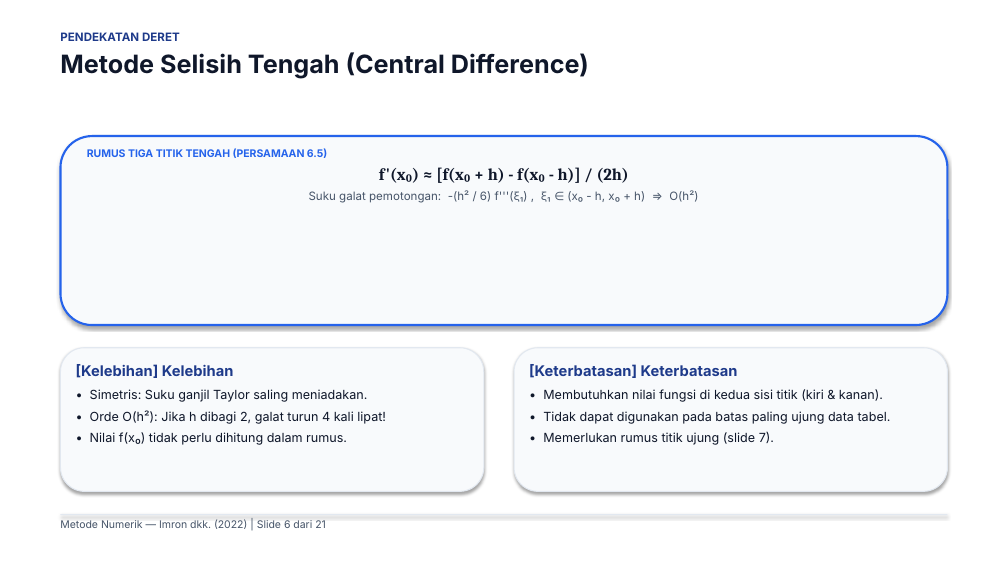
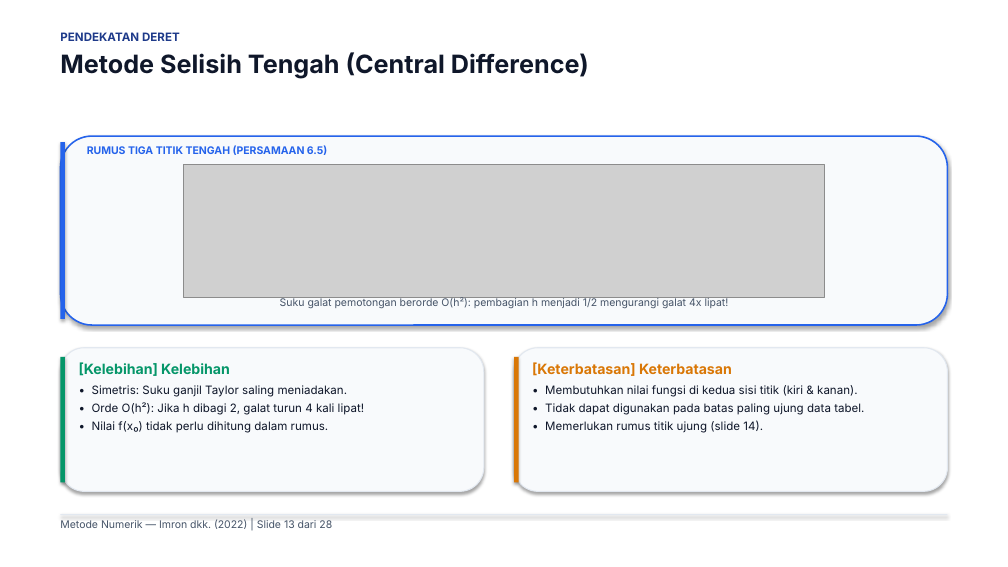
Before and after one commit to Moreyartea/Diferensiasi-Numerik, a slide deck: slide 13 of Diferensiasi_Numerik.pptx (slide 6 before the commit). Drawn at 1008x567 pixels with LibreOffice and Linux fonts; fonts in the diff are those of the drawing; grey boxes stand for pictures. Boxes give left, top, right and bottom in pixels: in the first picture for what was removed or moved away, otherwise in the second. Text is boxed around its words. In the diff, an @@ line names an element or a change of style, - is before the commit and + after.

```diff
--- a/Diferensiasi_Numerik.pptx
+++ b/Diferensiasi_Numerik.pptx
@@ rounded rectangle at (x1=60, y1=136, x2=948, y2=325): outline #2563EB 2 pt to #2563EB 1.5 pt @@
@@ rectangle added at (x1=60, y1=142, x2=65, y2=319), fill #2563EB @@
@@ text removed at (x1=87, y1=149, x2=698, y2=203) @@
-RUMUS TIGA TITIK TENGAH (PERSAMAAN 6.5)
-f'(x₀) ≈ [f(x₀ + h) - f(x₀ - h)] / (2h)
-Suku galat pemotongan: -(h² / 6) f'''(ξ₁) , ξ₁ ∈ (x₀ - h, x₀ + h) => O(h²)
@@ text added at (x1=87, y1=145, x2=327, y2=155), 10 pt, text #2563EB, bold @@
+RUMUS TIGA TITIK TENGAH (PERSAMAAN 6.5)
@@ picture added at (x1=184, y1=165, x2=825, y2=297) @@
@@ text added at (x1=280, y1=298, x2=729, y2=308), 10 pt, text #475569 @@
+Suku galat pemotongan berorde O(h²): pembagian h menjadi 1/2 mengurangi galat 4x lipat!
@@ rectangle added at (x1=60, y1=357, x2=65, y2=482), fill #059669 @@
@@ rectangle added at (x1=514, y1=357, x2=519, y2=482), fill #D97706 @@
@@ text "[Kelebihan] Kelebihan" at (x1=79, y1=362, x2=364, y2=433): size 14 to 13.5 pt, text colour #1E3A8A to #059669 in "[Kelebihan] Kelebihan"; size 12 to 11 pt in "• Simetris: Suku ganjil Taylor saling meniadakan.", "• Orde O(h²): Jika h dibagi 2, ...", "• Nilai f(x₀) tidak perlu dihitung dalam ..."; less space between paragraphs @@
@@ text at (x1=532, y1=362, x2=864, y2=415): size 14 to 13.5 pt, text colour #1E3A8A to #D97706 in "[Keterbatasan] Keterbatasan"; size 12 to 11 pt in "• Membutuhkan nilai fungsi di kedua sisi ...", "• Tidak dapat digunakan pada batas paling ..."; less space between paragraphs @@
@@ text at (x1=545, y1=421, x2=763, y2=433): text changed; size 12 to 11 pt @@
-• Memerlukan rumus titik ujung (slide 7).
+• Memerlukan rumus titik ujung (slide 14).
@@ text at (x1=60, y1=519, x2=332, y2=529): text changed @@
-Metode Numerik — Imron dkk. (2022) | Slide 6 dari 21
+Metode Numerik — Imron dkk. (2022) | Slide 13 dari 28
```
Also in this commit, not shown: 17 other slides changed, 10 slides added, 3 slides removed, 6 other files.
